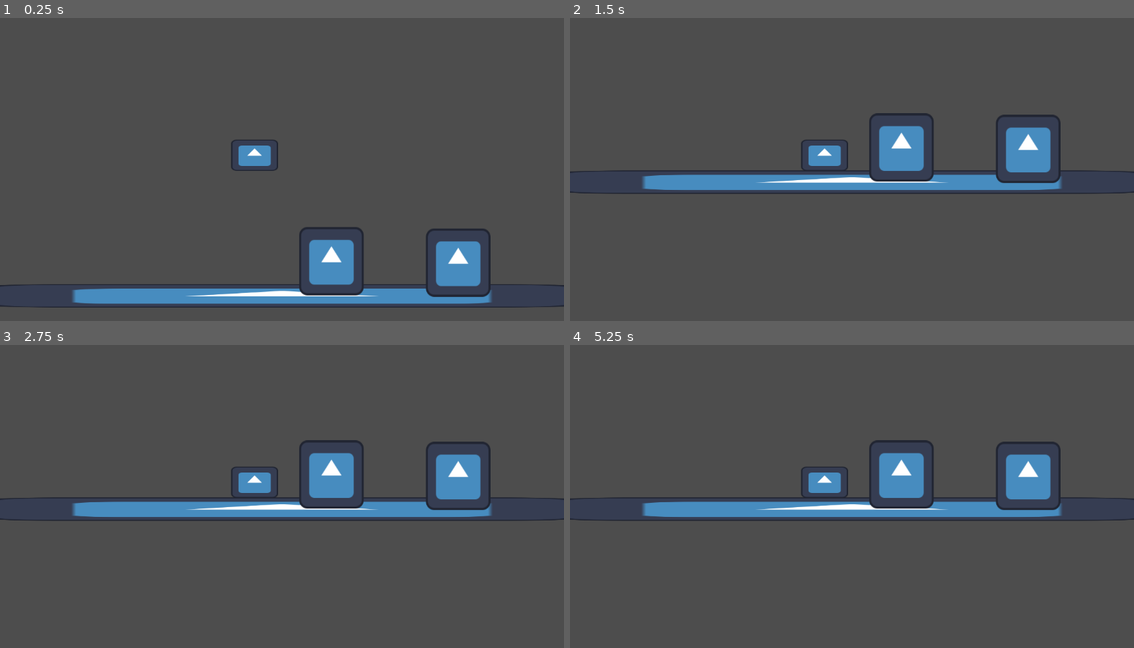
Above: before the commit, frames 1-4 (two rows, left to right).
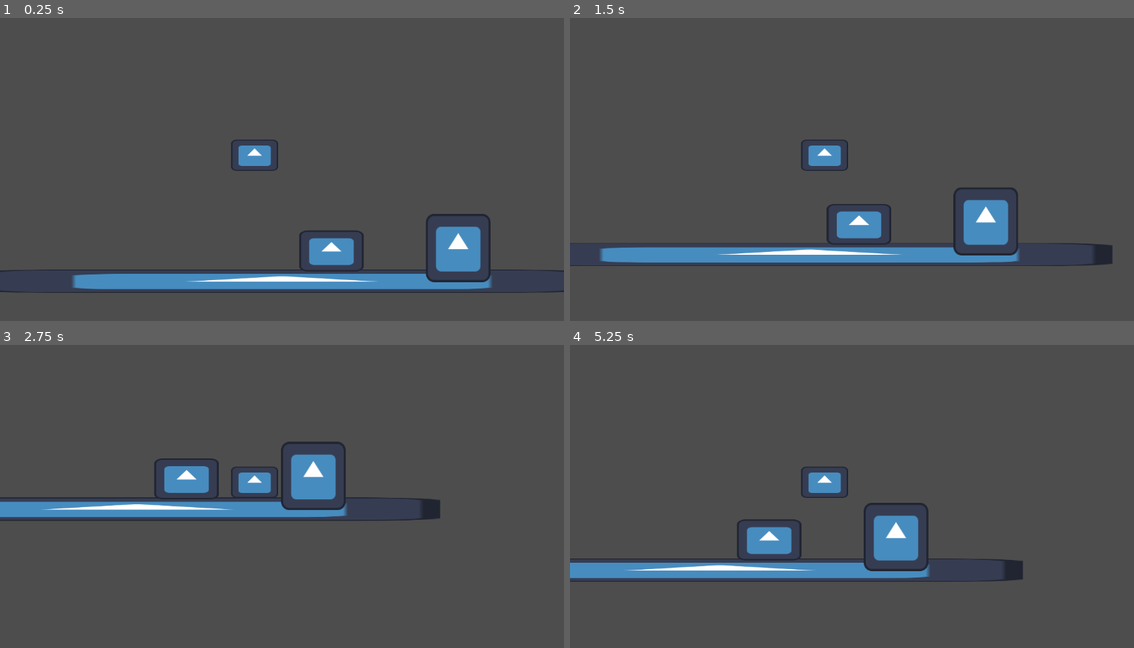
Above: after the commit, the same moments.

Repository: NinjaLD/stickySituation
Game: Godot game, scene res://scenes/playerDevelopment.tscn
Same seed, same stepped clock (60 frames per second), same inputs: the game is played once before the commit and once after it. The engine's default icon, where the game draws it, is replaced by a stand-in: a white triangle on a blue panel in a dark square.
Inputs:
- Up to frame 1 (0.25 s): no input
- Up to frame 2 (1.5 s): hold D (moveRight) from 0.53 s (still down); tap Space (jump) at 0.6, 0.77, 1.07, 1.35 s
- Up to frame 3 (2.75 s): tap Space (jump) at 1.52, 1.82, 2.1 s; release D (moveRight) at 2.03 s; hold A (moveLeft) from 2.03 s (still down)
- Up to frame 4 (5.25 s): release A (moveLeft) at 2.78 s; hold D (moveRight) 2.78-4.28 s; tap Space (jump) at 2.85, 3.02, 3.32, 3.6, 3.77, 4.07, 4.35, 4.52, 4.82, 5.1 s; hold A (moveLeft) 4.28-5.03 s; hold D (moveRight) from 5.03 s (still down)

The runs differ from the first frame. In frame 1, 9.1% of the frame differs, in the area x 0-100%, y 64-96%; in frame 2, 13%, in the area x 0-100%, y 31-82%; in frame 3, 6.6%; in frame 4, 13%.

Commit message:
player player player not done yet still getting there it acctually n=moves now yaya imna so hape ei = stik bugh

Diff:
--- a/sticky-situation/scenes/playerDevelopment.tscn
+++ b/sticky-situation/scenes/playerDevelopment.tscn
@@ -24,8 +24,8 @@
 texture = ExtResource("1_40edo")
 
 [node name="Platform2" type="StaticBody2D" parent="Level" unique_id=1500670559]
-position = Vector2(101, 197)
-scale = Vector2(1.0320015, 1.0910002)
+position = Vector2(101.00001, 205.99998)
+scale = Vector2(1.0320015, 0.65099835)
 
 [node name="CollisionShape2D" type="CollisionShape2D" parent="Level/Platform2" unique_id=1504328379]
 scale = Vector2(6.41, 6.41)
@@ -49,8 +49,11 @@
 
 [node name="CharacterBody2D" type="CharacterBody2D" parent="." unique_id=2043302907]
 script = ExtResource("1_g8wdq")
-gravityAccel = 10.0
-walkAccel = 1000.0
+gravityAccel = 25
+walkAccel = 15
+walkSpeed = 600
+decceleration = 10
+jumpVelocity = -600
 
 [node name="CollisionShape2D" type="CollisionShape2D" parent="CharacterBody2D" unique_id=159293901]
 position = Vector2(-56, -40)
--- a/sticky-situation/scripts/playerScript.gd
+++ b/sticky-situation/scripts/playerScript.gd
@@ -1,9 +1,10 @@
 extends CharacterBody2D
 
-@export var gravityAccel : float
-@export var walkAccel : float
-@export var walkSpeed : float
-@export var jumpVelocity : float
+@export var gravityAccel : int
+@export var walkAccel : int
+@export var walkSpeed : int
+@export var decceleration : int
+@export var jumpVelocity : int
 
 # Called when the node enters the scene tree for the first time.
 func _ready() -> void:
@@ -15,20 +16,36 @@
 
 func _physics_process(delta: float) -> void:
 	gravity()
-	Walk()
+	if is_on_floor():
+		Walk()
+	Jump()
 
 	move_and_slide()
 
 func gravity() -> void:
 	if not is_on_floor():
 		velocity.y += gravityAccel
-		print(velocity)
 
-func GetDir() -> float:
+func GetInputDir() -> float:
 	return Input.get_axis("moveLeft", "moveRight")
 
 func Walk() -> void:
-	velocity.x *= GetDir() * walkAccel
+	var velocityDir
+	if velocity.x > 0:
+		velocityDir = 1
+	elif velocity.x < 0:
+		velocityDir = -1
+	else:
+		velocityDir = 0
+
+	if GetInputDir() == 0:
+		velocity.x = maxf(abs(velocity.x) - decceleration, 0) * velocityDir
+		pass
+	else:
+		velocity.x = clampf(velocity.x + GetInputDir() * walkAccel, -walkSpeed, walkSpeed)
 
 func Jump() -> void:
-	velocity.y = jumpVelocity
+	if Input.is_action_just_pressed("jump") and is_on_floor():
+		velocity.y = jumpVelocity
+		velocity.x += 0.5 * velocity.x
+		print(velocity.x)
